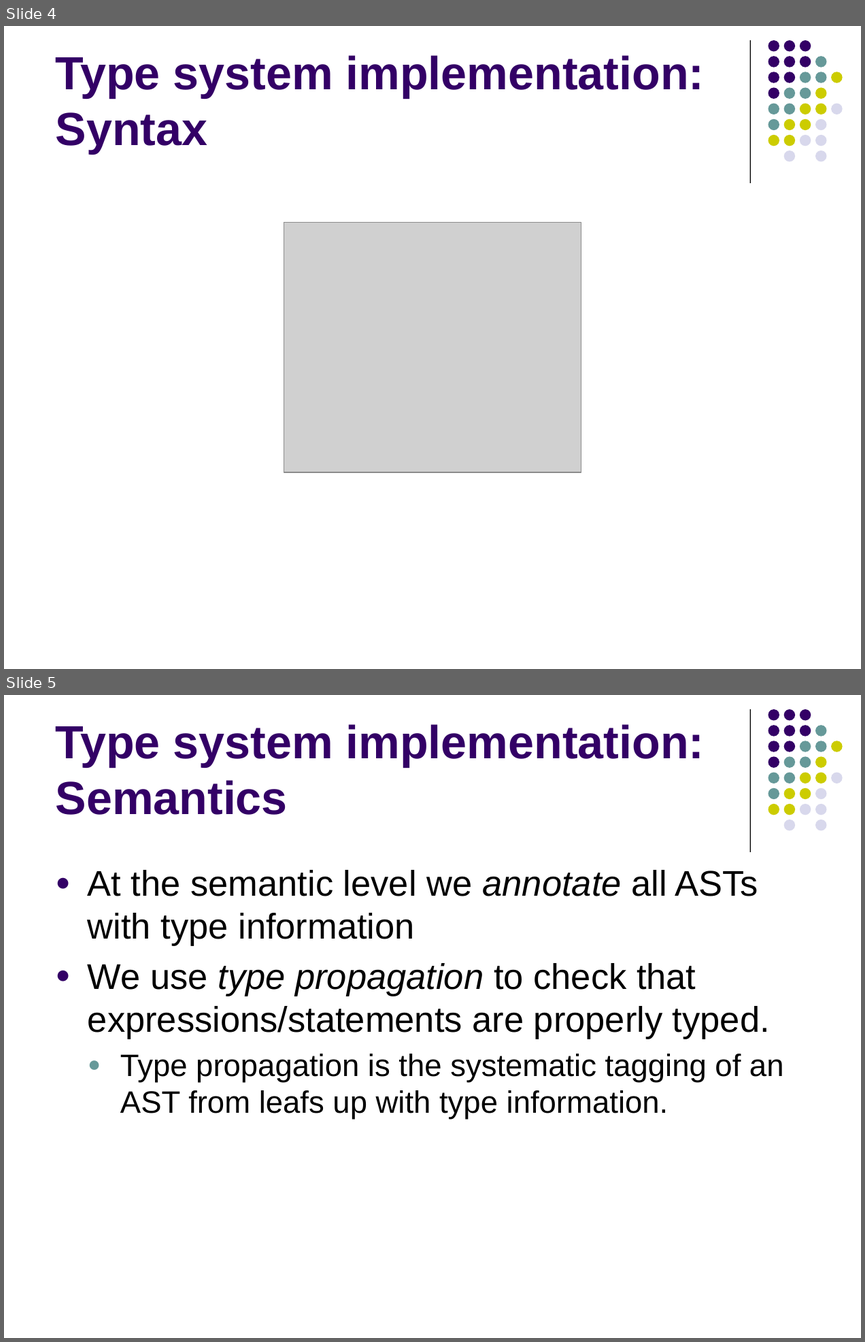
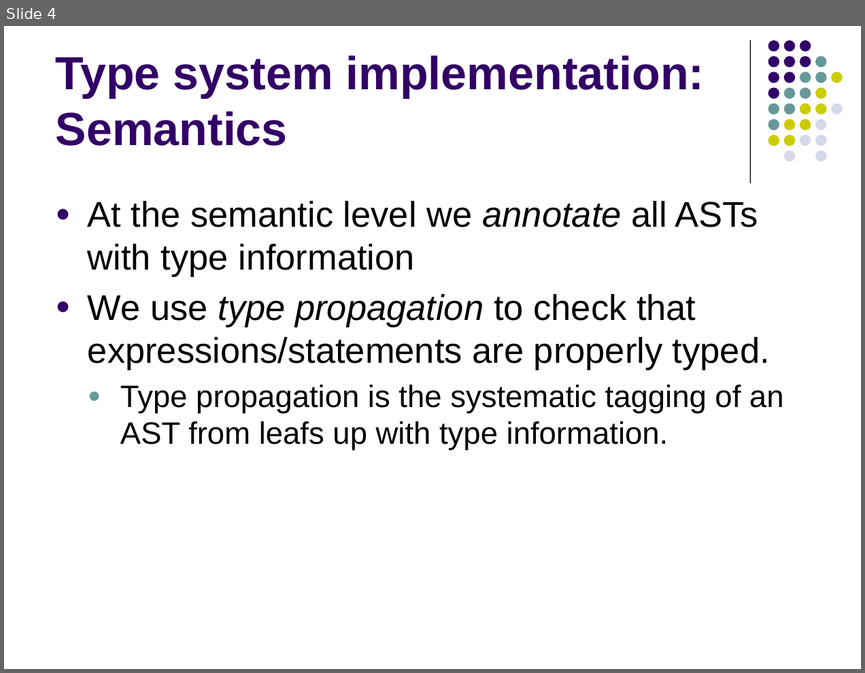
Before and after one commit to lutzhamel/CSC402, a slide deck: notes/csc402-ln018.pptx. Shown one above the other, each under a label of ours: slides 4 and 5 before the commit, slide 4 after it. The pictures are 865x1342 and 865x673 pixels, drawn with LibreOffice and Linux fonts; fonts in the diff are those of the drawing; grey boxes stand for pictures. Boxes give left, top, right and bottom in pixels: in the first picture for what was removed or moved away, otherwise in the second. Text is boxed around its words. In the diff, an @@ line names an element or a change of style, - is before the commit and + after.

```diff
--- a/notes/csc402-ln018.pptx
+++ b/notes/csc402-ln018.pptx
@@ slide 4 removed at bbox=[4, 26, 861, 669], background #FFFFFF; not listed: 32 template elements that a slide beside it also shows @@
@@ title removed at bbox=[56, 55, 704, 154] @@
-Type system implementation: Syntax
@@ picture removed at bbox=[283, 223, 581, 472] @@
@@ what was slide 5 is now slide 4 @@
```
Also in this commit, not shown: 3 slides changed, 3 slides added, 3 other files.
